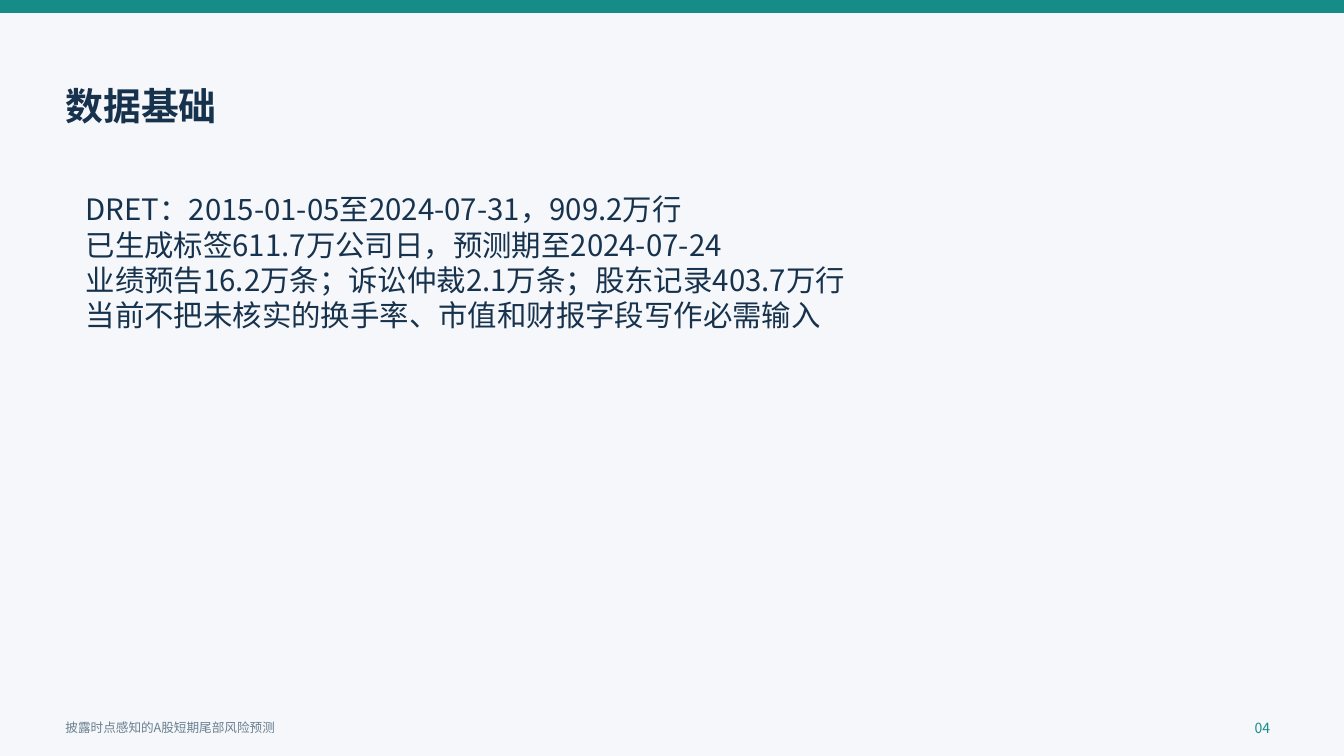
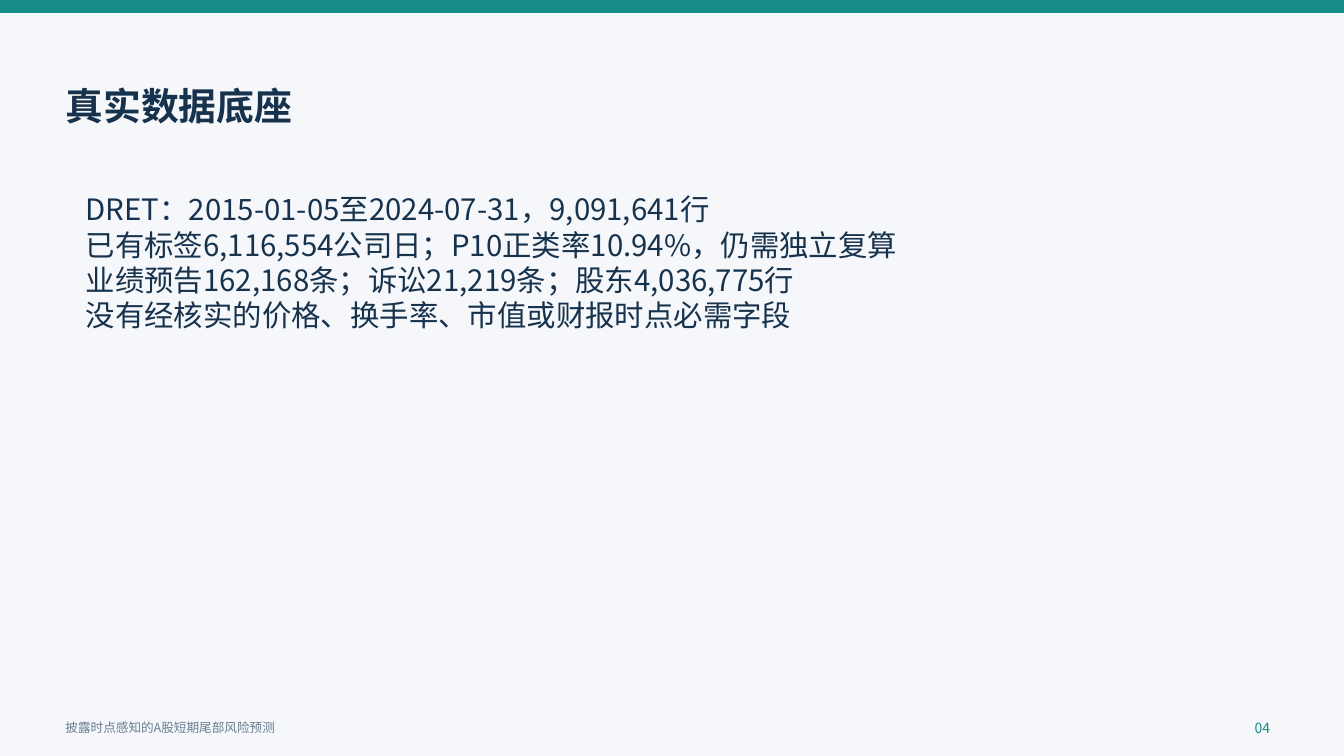
Before and after one commit to QiuKunYuan/llm-event-tail-risk-, a slide deck: slide 4 of docs/开题报告/开题答辩汇报.pptx. Drawn at 1344x756 pixels with LibreOffice and Linux fonts; fonts in the diff are those of the drawing. Boxes give left, top, right and bottom in pixels: in the first picture for what was removed or moved away, otherwise in the second. Text is boxed around its words. In the diff, an @@ line names an element or a change of style, - is before the commit and + after.

```diff
--- a/docs/开题报告/开题答辩汇报.pptx
+++ b/docs/开题报告/开题答辩汇报.pptx
@@ text at [65, 87, 292, 124]: text changed @@
-数据基础
+真实数据底座
@@ text at [86, 195, 898, 329]: text changed @@
-DRET：2015-01-05至2024-07-31，909.2万行
-已生成标签611.7万公司日，预测期至2024-07-24
-业绩预告16.2万条；诉讼仲裁2.1万条；股东记录403.7万行
-当前不把未核实的换手率、市值和财报字段写作必需输入
+DRET：2015-01-05至2024-07-31，9,091,641行
+已有标签6,116,554公司日；P10正类率10.94%，仍需独立复算
+业绩预告162,168条；诉讼21,219条；股东4,036,775行
+没有经核实的价格、换手率、市值或财报时点必需字段
```
Also in this commit, not shown: 19 other slides changed, 4 slides added, 36 other files.
